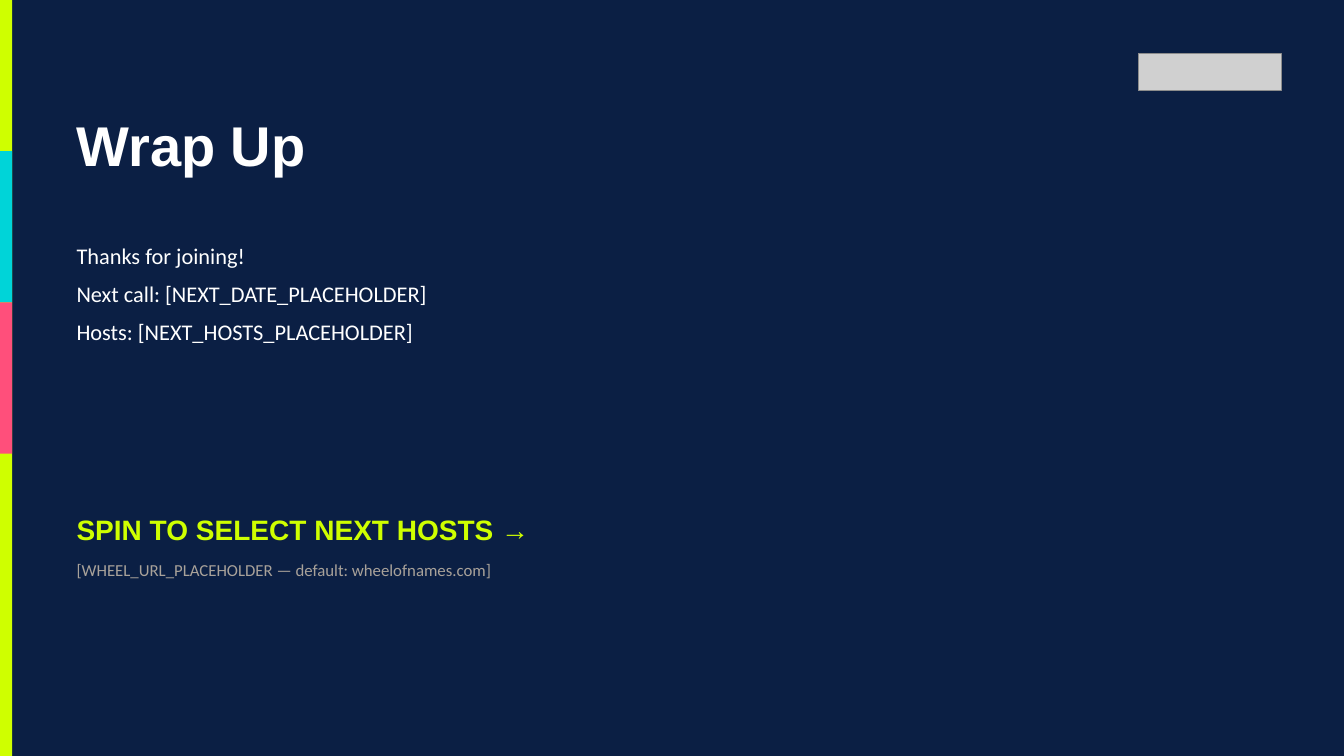
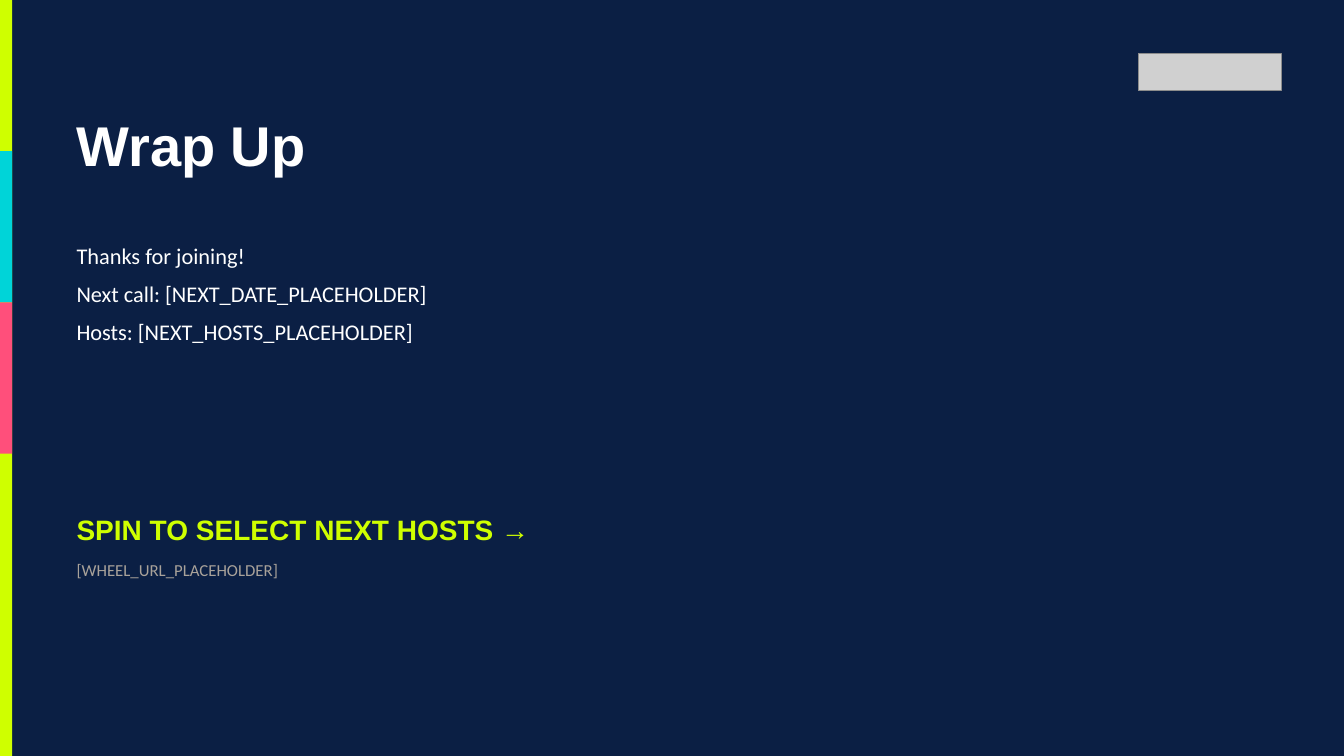
Before and after one commit to Coachevan/whipping-up-fun, a slide deck: slide 17 of out/MAX_Agents_or_Overlords.pptx. Drawn at 1344x756 pixels with LibreOffice and Linux fonts; fonts in the diff are those of the drawing; grey boxes stand for pictures; background and template pictures are left out. Boxes give left, top, right and bottom in pixels: in the first picture for what was removed or moved away, otherwise in the second. Text is boxed around its words. In the diff, an @@ line names an element or a change of style, - is before the commit and + after.

```diff
--- a/out/MAX_Agents_or_Overlords.pptx
+++ b/out/MAX_Agents_or_Overlords.pptx
@@ text at <box>77,564,278,579</box>: text changed @@
-[WHEEL_URL_PLACEHOLDER — default: wheelofnames.com]
+[WHEEL_URL_PLACEHOLDER]
```
Also in this commit, not shown: 3 other slides changed, 10 other files.
